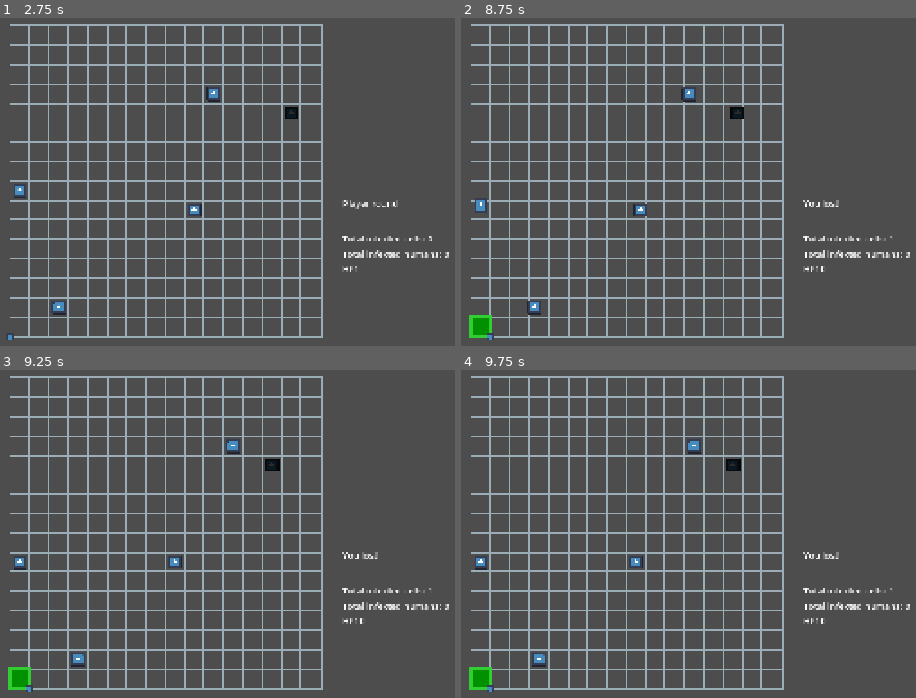
Above: before the commit, frames 1-4 (two rows, left to right).
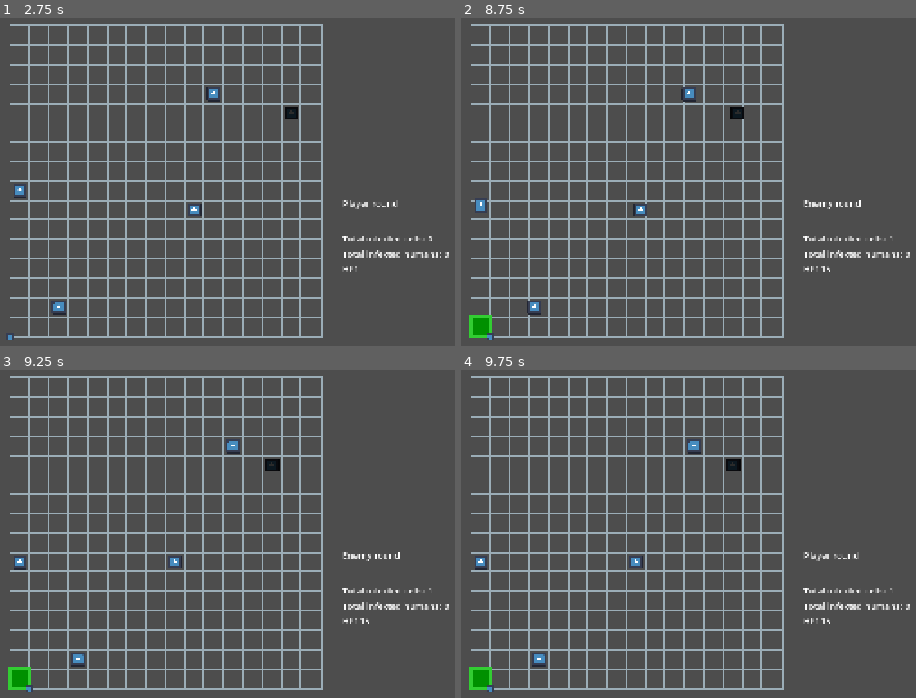
Above: after the commit, the same moments.

Repository: Sooshimi/mould
Game: Godot game, scene res://scenes/main.tscn
Two runs of this game, one before a commit and one after it. Both use one fixed random seed, a clock stepped at 60 frames per second and the inputs below. The engine's default icon, where the game draws it, is replaced by a stand-in: a white triangle on a blue panel in a dark square.
Inputs:
- Up to frame 1 (2.75 s): click "Start game" at 0.5 s; tap Enter at 1.25 s; hold D (right) 1.28-2.03 s; tap Space at 2 s; hold S (down) from 2.03 s (still down)
- Up to frame 2 (8.75 s): tap Enter at 2.75, 4.25 s; release S (down) at 2.78 s; hold D (right) 2.78-3.53 s; tap Space at 3.5, 5 s; hold W (up) 3.53-4.28 s; hold A (left) 4.28-5.78 s; hold S (down) 5.78-6.53 s; hold D (right) 6.53-7.28 s; hold W (up) 7.28-8.03 s; hold D (right) from 8.03 s (still down)
- Up to frame 3 (9.25 s): release D (right) at 8.78 s; hold S (down) from 8.78 s (still down)
- Up to frame 4 (9.75 s): release S (down) at 9.53 s; hold A (left) from 9.53 s (still down)

Frame 1 is identical in both runs. In frame 2, 0.2% of the frame differs, in the area x 75-88%, y 55-78%; in frame 3, 0.2%; in frame 4, 0.2%.

Commit message:
revert moves

Diff:
--- a/scripts/characters/slime.gd
+++ b/scripts/characters/slime.gd
@@ -12,7 +12,7 @@
 var sprite_node_position_tween: Tween
 var walk_speed := 0.3
 
-var hp: int = 5:
+var hp: int = 20:
 	get:
 		return hp
 	set(new_value):
--- a/scripts/globals/TurnManager.gd
+++ b/scripts/globals/TurnManager.gd
@@ -66,6 +66,7 @@
 		await get_tree().create_timer(1.0).timeout
 		slime_turn_start()
 	else:
+		await get_tree().create_timer(1.0).timeout
 		lose_end_game()
 
 func check_hp(current_hp: int) -> void: # called from slime script
